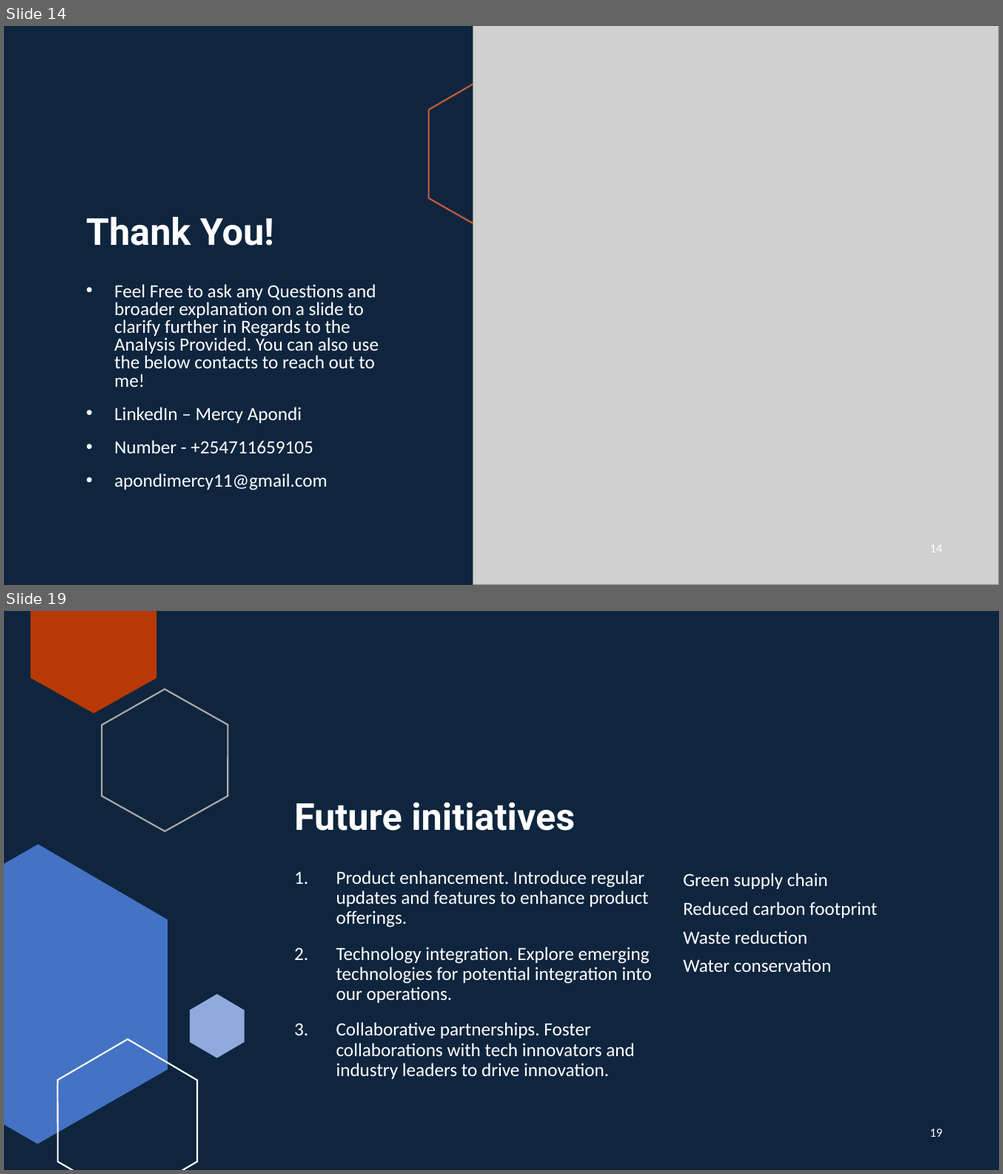
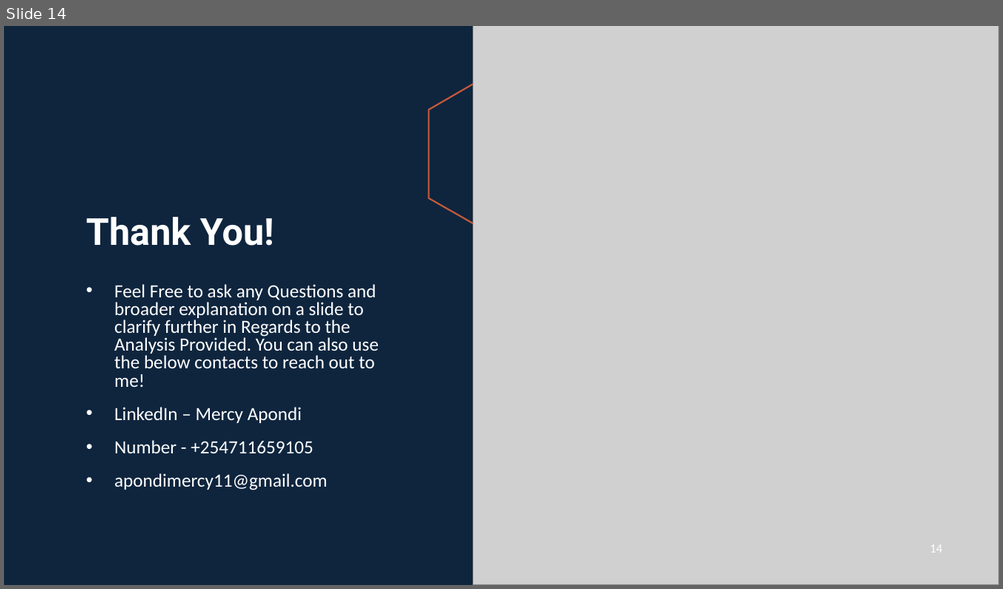
Before and after one commit to Apondi9911/New-Aviation-Fleet-Acquisition-Risk-Analysis, a slide deck: PresentationSlides/New Aviation Fleet Acquisition Risk Analysis.pptx. Shown one above the other, each under a label of ours: slides 14 and 19 before the commit, slide 14 after it; the slides between them are not shown. The pictures are 1003x1174 and 1003x589 pixels, drawn with LibreOffice and Linux fonts; fonts in the diff are those of the drawing; grey boxes stand for pictures. Boxes give left, top, right and bottom in pixels: in the first picture for what was removed or moved away, otherwise in the second. Text is boxed around its words. In the diff, an @@ line names an element or a change of style, - is before the commit and + after.

```diff
--- a/PresentationSlides/New Aviation Fleet Acquisition Risk Analysis.pptx
+++ b/PresentationSlides/New Aviation Fleet Acquisition Risk Analysis.pptx
@@ slide 19 removed at <box>4,611,999,1170</box>, background #0F253E @@
@@ freeform shape removed at <box>31,611,157,713</box> @@
@@ freeform shape removed at <box>102,689,227,832</box> @@
@@ title removed at <box>294,802,575,831</box> @@
-Future initiatives
@@ freeform shape removed at <box>4,845,168,1145</box> @@
@@ text removed at <box>336,871,652,1079</box> @@
-1. Product enhancement. Introduce regular updates and features to enhance product offerings.
-2. Technology integration. Explore emerging technologies for potential integration into our operations.
-3. Collaborative partnerships. Foster collaborations with tech innovators and industry leaders to drive innovation.
@@ text removed at <box>683,873,876,972</box> @@
-Green supply chain
-Reduced carbon footprint
-Waste reduction
-Water conservation
@@ freeform shape removed at <box>190,994,244,1059</box> @@
@@ freeform shape removed at <box>58,1040,197,1170</box> @@
@@ page number removed at <box>930,1129,942,1137</box> @@
-19
```
Also in this commit, not shown: 5 other slides removed, 10 other files.
